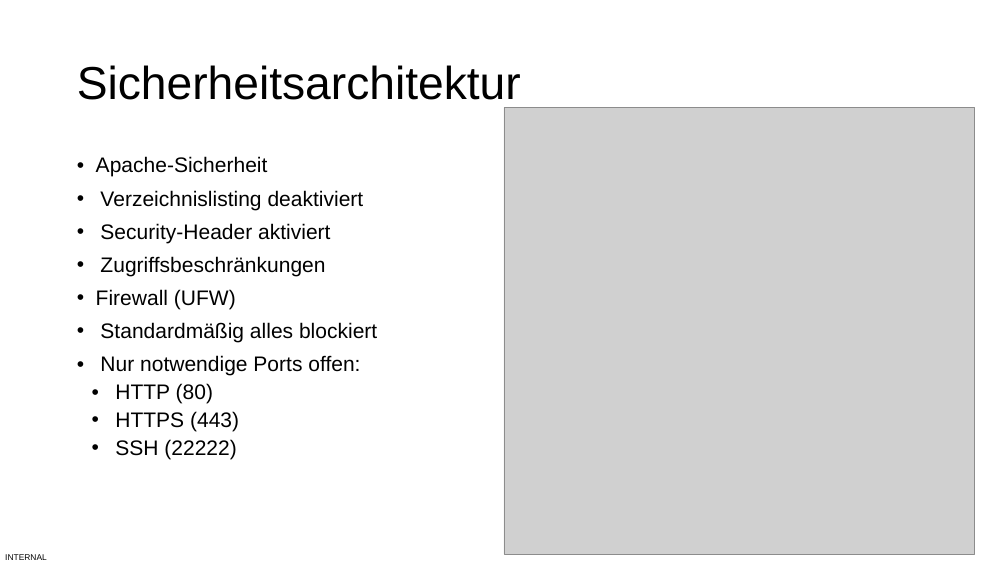
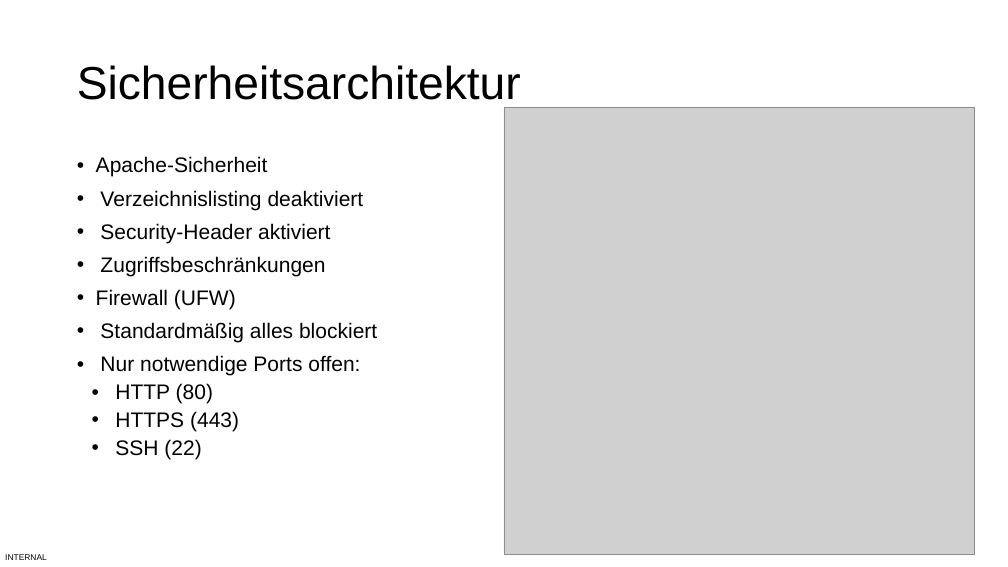
Before and after one commit to BBS2EMDBSEF/Gruppe-C, a slide deck: slide 9 of Dokumentation/Lernfeld 12 Projekt.pptx. Drawn at 1008x567 pixels with LibreOffice and Linux fonts; fonts in the diff are those of the drawing; grey boxes stand for pictures. Boxes give left, top, right and bottom in pixels: in the first picture for what was removed or moved away, otherwise in the second. Text is boxed around its words. In the diff, an @@ line names an element or a change of style, - is before the commit and + after.

Commit message:
Präsi bearbeitet

```diff
--- a/Dokumentation/Lernfeld 12 Projekt.pptx
+++ b/Dokumentation/Lernfeld 12 Projekt.pptx
@@ text at bbox=[115, 439, 201, 460]: text changed @@
-    • SSH (22222)
+    • SSH (22)
```
